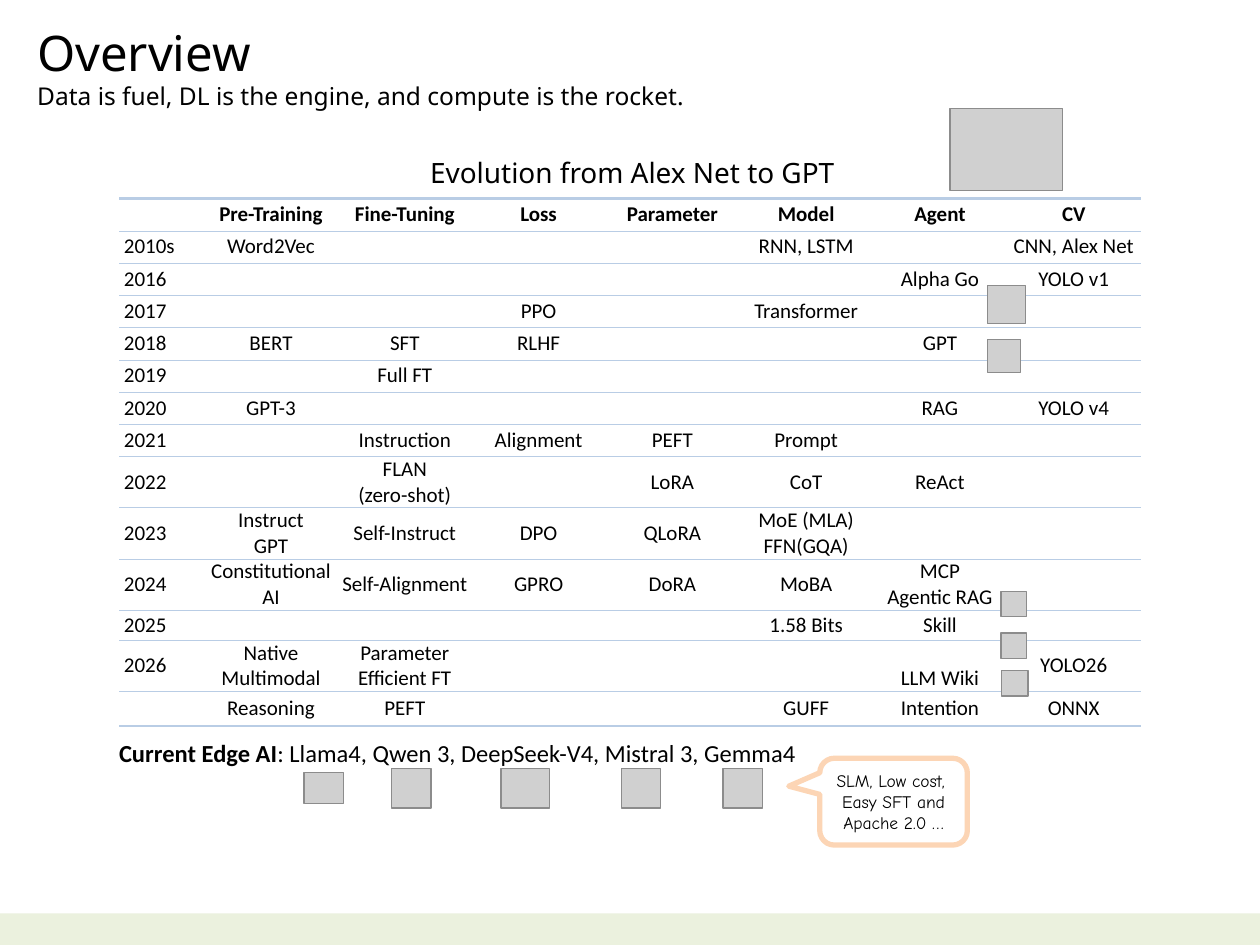
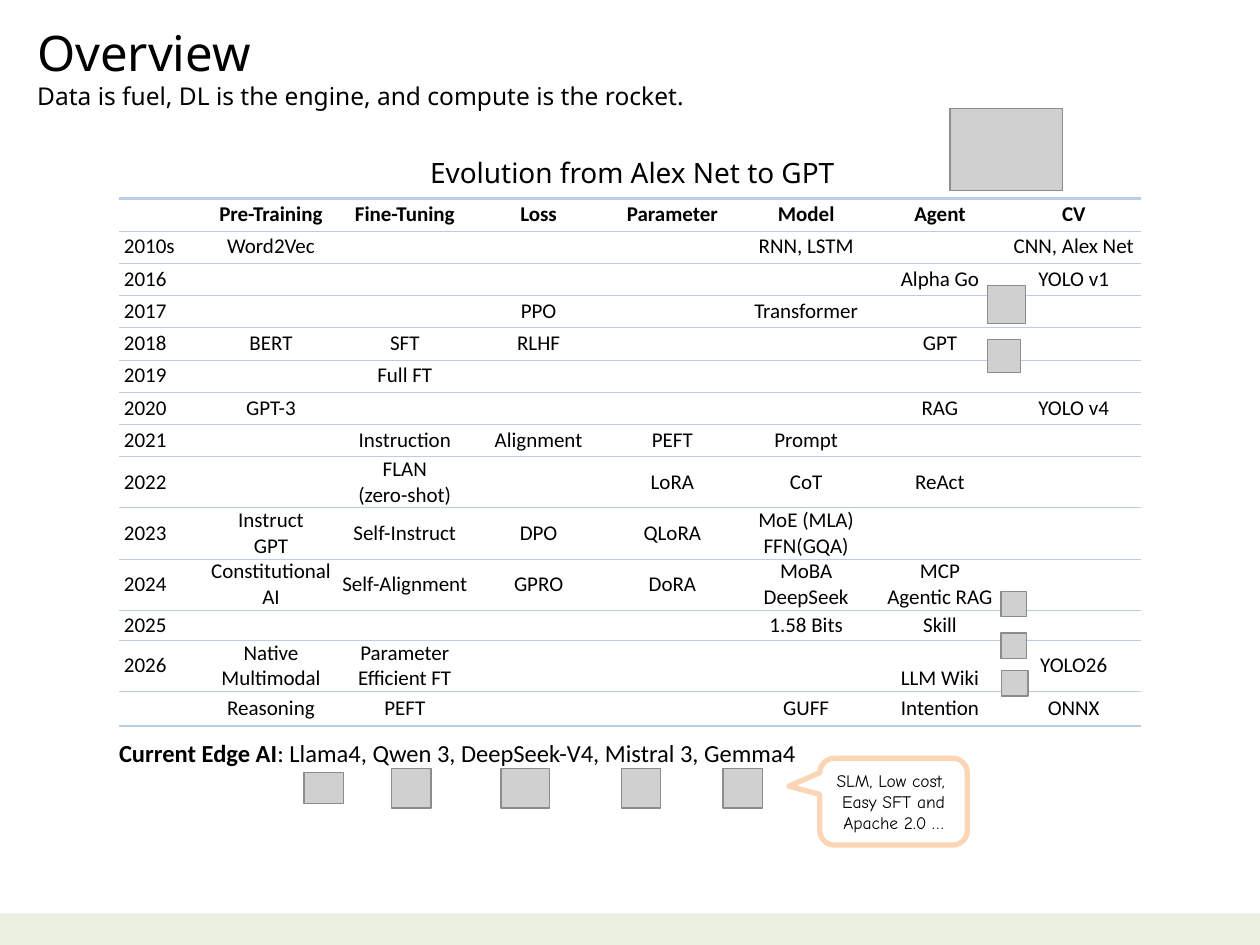
Before and after one commit to navibator/crazy-ai, a slide deck: slide 4 of ai.pptx. Drawn at 1260x945 pixels with LibreOffice and Linux fonts; fonts in the diff are those of the drawing; grey boxes stand for pictures. Boxes give left, top, right and bottom in pixels: in the first picture for what was removed or moved away, otherwise in the second. Text is boxed around its words. In the diff, an @@ line names an element or a change of style, - is before the commit and + after.

```diff
--- a/ai.pptx
+++ b/ai.pptx
@@ table at [118,147,1139,770] @@
-row 12, column 6: MoBA
+row 12, column 6: MoBA DeepSeek
```
Also in this commit, not shown: 1 other slide changed, 2 slides added.
